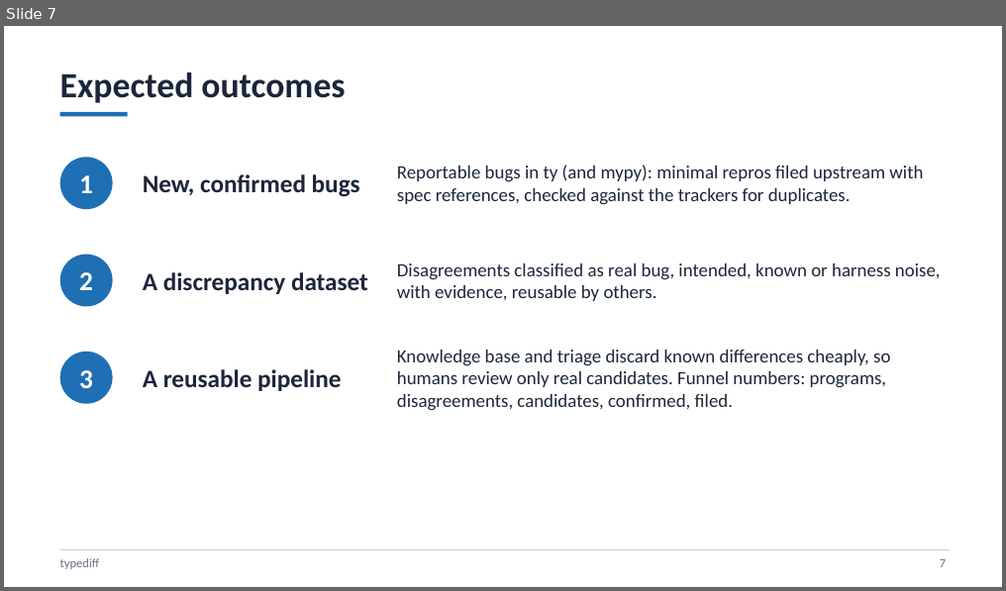
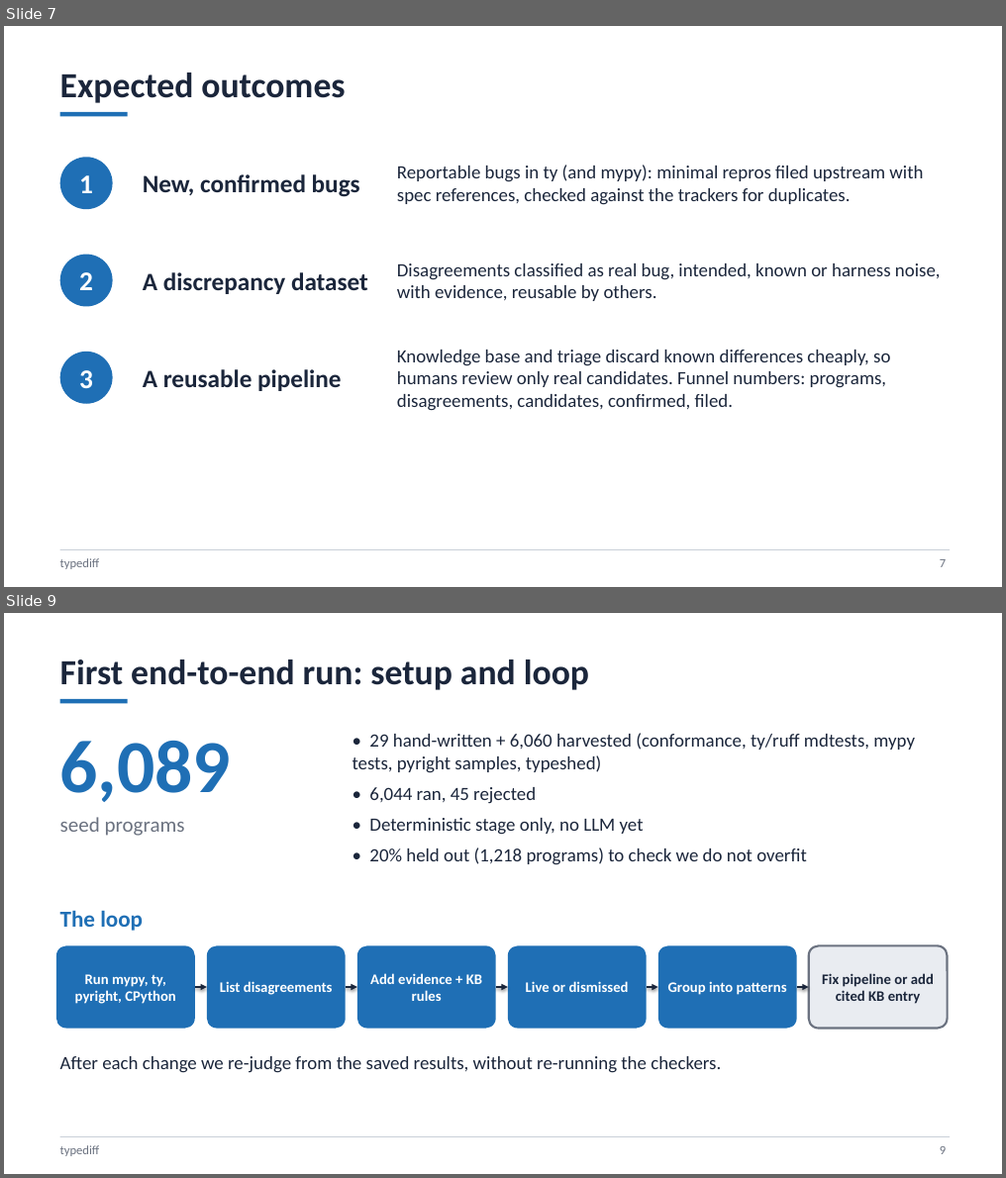
Before and after one commit to DerekLaymn/kiro_sa, a slide deck: presentation/typediff_update.pptx. Shown one above the other, each under a label of ours: slide 7 before the commit, slides 7 and 9 after it; the slides between them are not shown. The pictures are 1006x591 and 1006x1178 pixels, drawn with LibreOffice and Linux fonts; fonts in the diff are those of the drawing. Boxes give left, top, right and bottom in pixels: in the first picture for what was removed or moved away, otherwise in the second. Text is boxed around its words. In the diff, an @@ line names an element or a change of style, - is before the commit and + after.

Commit message:
docs: updated progress deck (16 slides), crash triage report with repros, kb-loop summary, variance-bug report, stage audit

```diff
--- a/presentation/typediff_update.pptx
+++ b/presentation/typediff_update.pptx
@@ slide 9 added at [4,613,1002,1174], background #FFFFFF @@
@@ text added at [60,660,589,690], 34 pt, text #1B263B, bold @@
+First end-to-end run: setup and loop
@@ rectangle added at [60,699,128,703], fill #1F6FB5 @@
@@ text added at [60,741,231,802], 72 pt, text #1F6FB5, bold @@
+6,089
@@ text added at [352,733,915,865], 18 pt, text #1B263B @@
+• 29 hand-written + 6,060 harvested (conformance, ty/ruff mdtests, mypy tests, pyright samples, typeshed)
+• 6,044 ran, 45 rejected
+• Deterministic stage only, no LLM yet
+• 20% held out (1,218 programs) to check we do not overfit
@@ text added at [60,817,185,836], 20 pt, text #6B7280 @@
+seed programs
@@ text added at [60,910,143,931], 22 pt, text #1F6FB5, bold @@
+The loop
@@ rounded rectangle added at [56,947,195,1029], fill #1F6FB5, 14 pt, text #FFFFFF, bold @@
+Run mypy, ty, pyright, CPython
@@ rounded rectangle added at [207,947,346,1029], fill #1F6FB5, 14 pt, text #FFFFFF, bold @@
+List disagreements
@@ rounded rectangle added at [357,947,496,1029], fill #1F6FB5, 14 pt, text #FFFFFF, bold @@
+Add evidence + KB rules
@@ rounded rectangle added at [508,947,647,1029], fill #1F6FB5, 14 pt, text #FFFFFF, bold @@
+Live or dismissed
@@ rounded rectangle added at [658,947,797,1029], fill #1F6FB5, 14 pt, text #FFFFFF, bold @@
+Group into patterns
@@ rounded rectangle added at [809,947,947,1029], fill #E9ECF1, outline #6B7280 2 pt, 14 pt, text #1B263B, bold @@
+Fix pipeline or add cited KB entry
@@ arrow added from (195, 987) to (207, 987), #1B263B 2 pt @@
@@ arrow added from (346, 987) to (357, 987), #1B263B 2 pt @@
@@ arrow added from (496, 987) to (508, 987), #1B263B 2 pt @@
@@ arrow added from (647, 987) to (658, 987), #1B263B 2 pt @@
@@ arrow added from (797, 987) to (809, 987), #1B263B 2 pt @@
@@ text added at [60,1057,721,1073], 18 pt, text #1B263B @@
+After each change we re-judge from the saved results, without re-running the checkers.
@@ rectangle added at [60,1137,949,1138], fill #C9CFD8 @@
@@ text added at [60,1146,100,1157], 12 pt, text #6B7280 @@
+typediff
@@ text added at [940,1147,945,1155], 12 pt, text #6B7280 @@
+9
```
Also in this commit, not shown: 8 other slides added, 59 other files.
